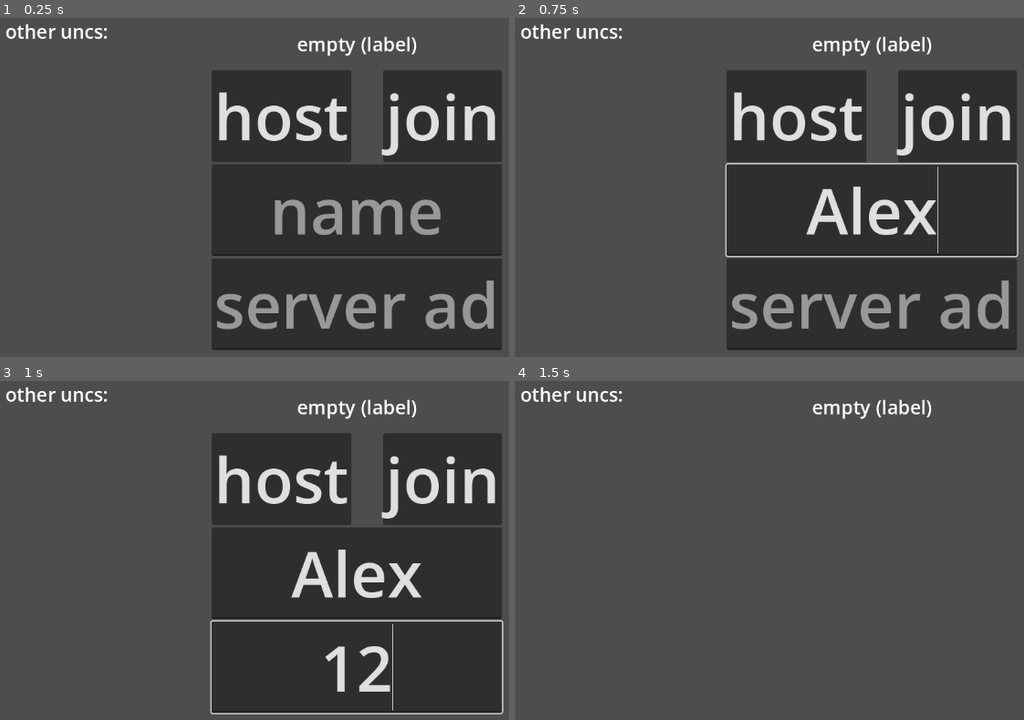
Above: before the commit, frames 1-4 (two rows, left to right).
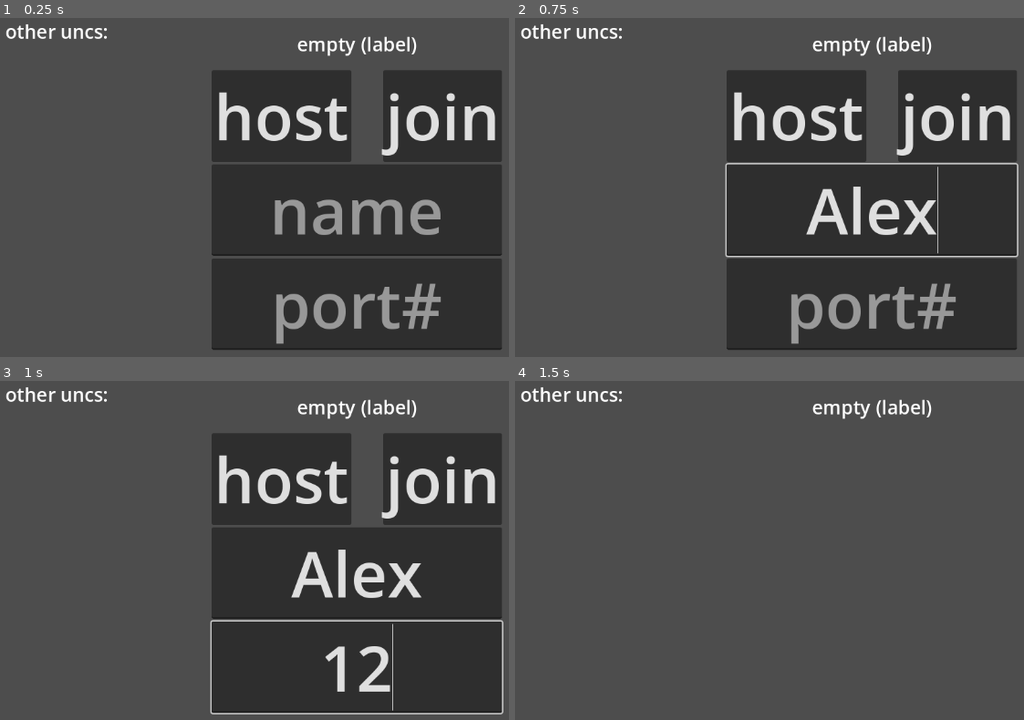
Above: after the commit, the same moments.

Repository: generallyy/bananagrams
Game: Godot game, scene res://scenes/Main.tscn
Two runs of this game, one before a commit and one after it. Both use one fixed random seed, a clock stepped at 60 frames per second and the inputs below.
Inputs (mouse positions are in pixels of both pictures, inside the frame that each line leads up to):
- Up to frame 1 (0.25 s): no input
- Up to frame 2 (0.75 s): click (871, 211) at 0.52 s; type "Alex" at 0.6 s
- Up to frame 3 (1 s): click (356, 665) at 0.75 s; type "12" at 0.83 s
- Up to frame 4 (1.5 s): click "join" at 1.25 s

The runs differ from the first frame. In frame 1, 3.3% of the frame differs, in the area x 42-98%, y 77-97%; in frame 2, 3.3%; in frame 3, nothing differs; in frame 4, nothing differs.

Commit message:
Multiplayer with Playit.gg!
It works. Put in the last 5 digits of the address. Cheers (this is so cool)

Diff:
--- a/scenes/Main.tscn
+++ b/scenes/Main.tscn
@@ -54,7 +54,7 @@
 
 [node name="AddressField" type="LineEdit" parent="Start Menu/VBoxContainer" unique_id=123456789]
 layout_mode = 2
-placeholder_text = "server address (e.g. abc.ply.gg:12345)"
+placeholder_text = "port#"
 alignment = 1
 
 [node name="PeersPanel" type="VBoxContainer" parent="." unique_id=2121147377]
--- a/scenes/PlayerBoard.tscn
+++ b/scenes/PlayerBoard.tscn
@@ -18,17 +18,17 @@
 default_font = ExtResource("5_kr8mg")
 default_font_size = 22
 
-[node name="PlayerBoard" type="Node2D"]
+[node name="PlayerBoard" type="Node2D" unique_id=1142501920]
 z_index = -1
 script = ExtResource("1_pjiff")
 cell_scene = ExtResource("2_jjymn")
 
-[node name="SubViewportContainer" type="SubViewportContainer" parent="."]
+[node name="SubViewportContainer" type="SubViewportContainer" parent="." unique_id=231496916]
 offset_left = 162.0
 offset_right = 991.0
 offset_bottom = 648.0
 
-[node name="SubViewport" type="SubViewport" parent="SubViewportContainer"]
+[node name="SubViewport" type="SubViewport" parent="SubViewportContainer" unique_id=486347492]
 disable_3d = true
 handle_input_locally = false
 physics_object_picking = true
@@ -36,45 +36,46 @@
 size = Vector2i(400, 400)
 render_target_update_mode = 4
 
-[node name="ZoomContainer" type="Node2D" parent="SubViewportContainer/SubViewport"]
+[node name="ZoomContainer" type="Node2D" parent="SubViewportContainer/SubViewport" unique_id=1983175191]
 
-[node name="GridCells" type="Node2D" parent="SubViewportContainer/SubViewport/ZoomContainer"]
+[node name="GridCells" type="Node2D" parent="SubViewportContainer/SubViewport/ZoomContainer" unique_id=228665279]
 
-[node name="sanity" type="Sprite2D" parent="SubViewportContainer/SubViewport/ZoomContainer"]
+[node name="sanity" type="Sprite2D" parent="SubViewportContainer/SubViewport/ZoomContainer" unique_id=2031721039]
+visible = false
 
-[node name="ColorRect" type="ColorRect" parent="SubViewportContainer/SubViewport/ZoomContainer/sanity"]
+[node name="ColorRect" type="ColorRect" parent="SubViewportContainer/SubViewport/ZoomContainer/sanity" unique_id=559014287]
 offset_right = 40.0
 offset_bottom = 40.0
 color = Color(0.854576, 0, 0.22683, 1)
 
-[node name="TileRack" parent="SubViewportContainer/SubViewport" instance=ExtResource("3_5ua3k")]
+[node name="TileRack" parent="SubViewportContainer/SubViewport" unique_id=1876750546 instance=ExtResource("3_5ua3k")]
 
-[node name="DropLogic" parent="." instance=ExtResource("3_fs1h7")]
+[node name="DropLogic" parent="." unique_id=1213094144 instance=ExtResource("3_fs1h7")]
 
-[node name="VBoxContainer" type="VBoxContainer" parent="."]
+[node name="VBoxContainer" type="VBoxContainer" parent="." unique_id=351237004]
 offset_left = 987.0
 offset_top = 38.0
 offset_right = 1148.0
 offset_bottom = 144.0
 theme = SubResource("Theme_x22qi")
 
-[node name="Peel" type="Button" parent="VBoxContainer"]
+[node name="Peel" type="Button" parent="VBoxContainer" unique_id=127239376]
 layout_mode = 2
 text = "PEEL"
 
-[node name="Swap" type="Button" parent="VBoxContainer"]
+[node name="Swap" type="Button" parent="VBoxContainer" unique_id=856136857]
 layout_mode = 2
 text = "SWAP"
 
-[node name="Start" type="Button" parent="VBoxContainer"]
+[node name="Start" type="Button" parent="VBoxContainer" unique_id=118506462]
 layout_mode = 2
 text = "START"
 
-[node name="Restart" type="Button" parent="VBoxContainer"]
+[node name="Restart" type="Button" parent="VBoxContainer" unique_id=485636595]
 layout_mode = 2
 text = "RESTART"
 
-[node name="MsgBox" type="Label" parent="."]
+[node name="MsgBox" type="Label" parent="." unique_id=1250194475]
 offset_top = 137.0
 offset_right = 1152.0
 offset_bottom = 172.0
@@ -82,7 +83,7 @@
 text = "message box! not that you'll see this."
 horizontal_alignment = 1
 
-[node name="TileCount" type="Label" parent="."]
+[node name="TileCount" type="Label" parent="." unique_id=1790367729]
 offset_left = 782.0
 offset_top = 63.0
 offset_right = 925.0
--- a/scripts/DropLogic.gd
+++ b/scripts/DropLogic.gd
@@ -41,7 +41,12 @@
 	# if there's a tile beneath that tile
 	for other_tile in get_tree().get_nodes_in_group("draggable_tile"):
 		if other_tile.is_mouse_hovering() and not other_tile.dragging:
-			# other_tile will be on the board, and therefore have meta data.
+			# board tile dropped onto rack tile → move board tile to rack, no duplication
+			if tile.has_meta("origin_pos") and other_tile.get_parent() == board.tile_rack.tile_layer:
+				board.board_state.erase(tile.get_meta("origin_pos"))
+				board.tile_rack.add_tile(letter)
+				board.draw_visible_grid()
+				return
 			# case 1: tile is on board.
 			#			so, swap the positions on the board.
 			if tile.has_meta("origin_pos"):	# because only board tiles have meta data
@@ -74,10 +79,13 @@
 	# Remove from tile rack if it's there
 	if tile.get_parent() == board.tile_rack.tile_layer:
 		board.tile_rack.remove_tile(tile)
-	## Snap and parent to board
-	#if tile.get_parent().get_parent() != grid_cells:
-		#grid_cells.add_child(tile)
-	#tile.position = snapped_pos
+
+	# If mouse is in the rack area, send tile to rack instead of placing on board
+	var vm = board.viewport.get_mouse_position()
+	if vm.y >= board.tile_rack.position.y - 32:
+		board.tile_rack.add_tile(letter)
+		board.draw_visible_grid()
+		return
 
 	board.board_state[board_index] = board.make_node_tile(letter)
 	board.draw_visible_grid()
--- a/scripts/Main.gd
+++ b/scripts/Main.gd
@@ -16,6 +16,7 @@
 var local_player_character
 
 const SERVER_PORT = 8080
+const SERVER_HOST = "womb-desk.gl.at.ply.gg"
 
 
 #func _ready():
@@ -66,22 +67,22 @@
 		top_label.text = "Enter a server address to join."
 		return
 
-	var host: String
-	var port: int
-	if ":" in raw:
-		var parts = raw.split(":", false, 1)
-		host = parts[0]
-		port = parts[1].to_int()
-		if port <= 0 or port > 65535:
-			top_label.text = "Invalid port number."
-			return
-	else:
-		host = raw
-		port = SERVER_PORT
+	var host := SERVER_HOST
+	var port: int = raw.to_int()
+	if port <= 0 or port > 65535:
+		top_label.text = "Invalid port number."
+		return
 
 	start_menu.visible = false
+	multiplayer.connection_failed.connect(_on_connection_failed, CONNECT_ONE_SHOT)
 	peer.create_client(host, port)
 	multiplayer.multiplayer_peer = peer
+
+func _on_connection_failed():
+	peer = ENetMultiplayerPeer.new()
+	multiplayer.multiplayer_peer = null
+	start_menu.visible = true
+	top_label.text = "Connection failed. Check the address and try again."
 
 
 
--- a/scripts/PlayerBoard.gd
+++ b/scripts/PlayerBoard.gd
@@ -23,14 +23,7 @@
 @onready var swap_button = $VBoxContainer/Swap
 @onready var msgbox = $MsgBox
 @onready var tile_count = $TileCount
-@onready var sanity_dot = zoom_node.get_node("sanity")
 @onready var tile_rack = viewport.get_node("TileRack")
-
-
-func _process(_delta):
-	var mouse_pos = viewport.get_mouse_position()
-	var world_pos = zoom_node.get_global_transform().affine_inverse() * mouse_pos
-	sanity_dot.global_position = zoom_node.to_global(world_pos)
 
 func _ready():
 	#modulate.a = .5
Not shown: 1 places in scenes/PlayerBoard.tscn that only renumber resources
